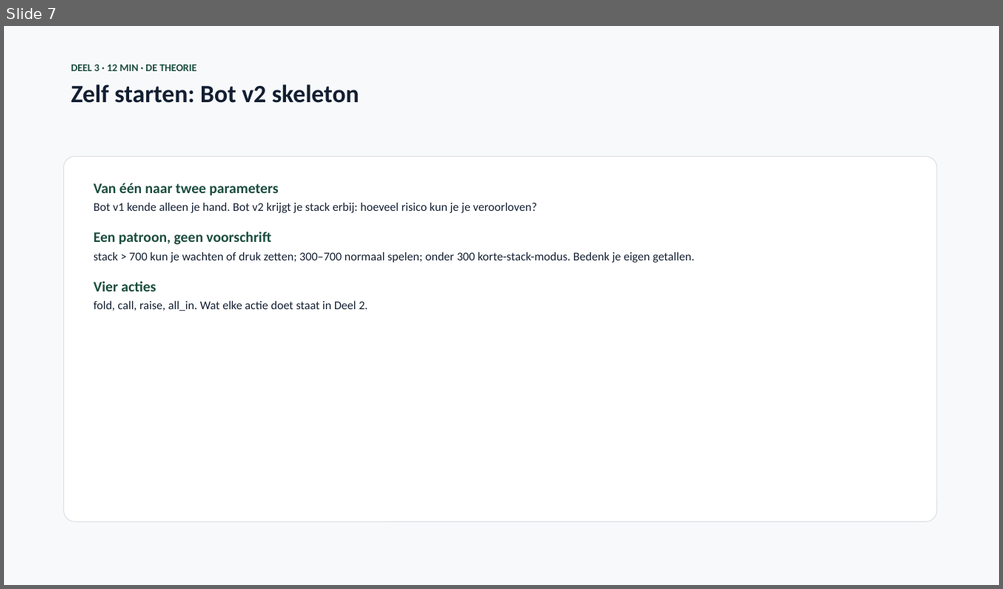
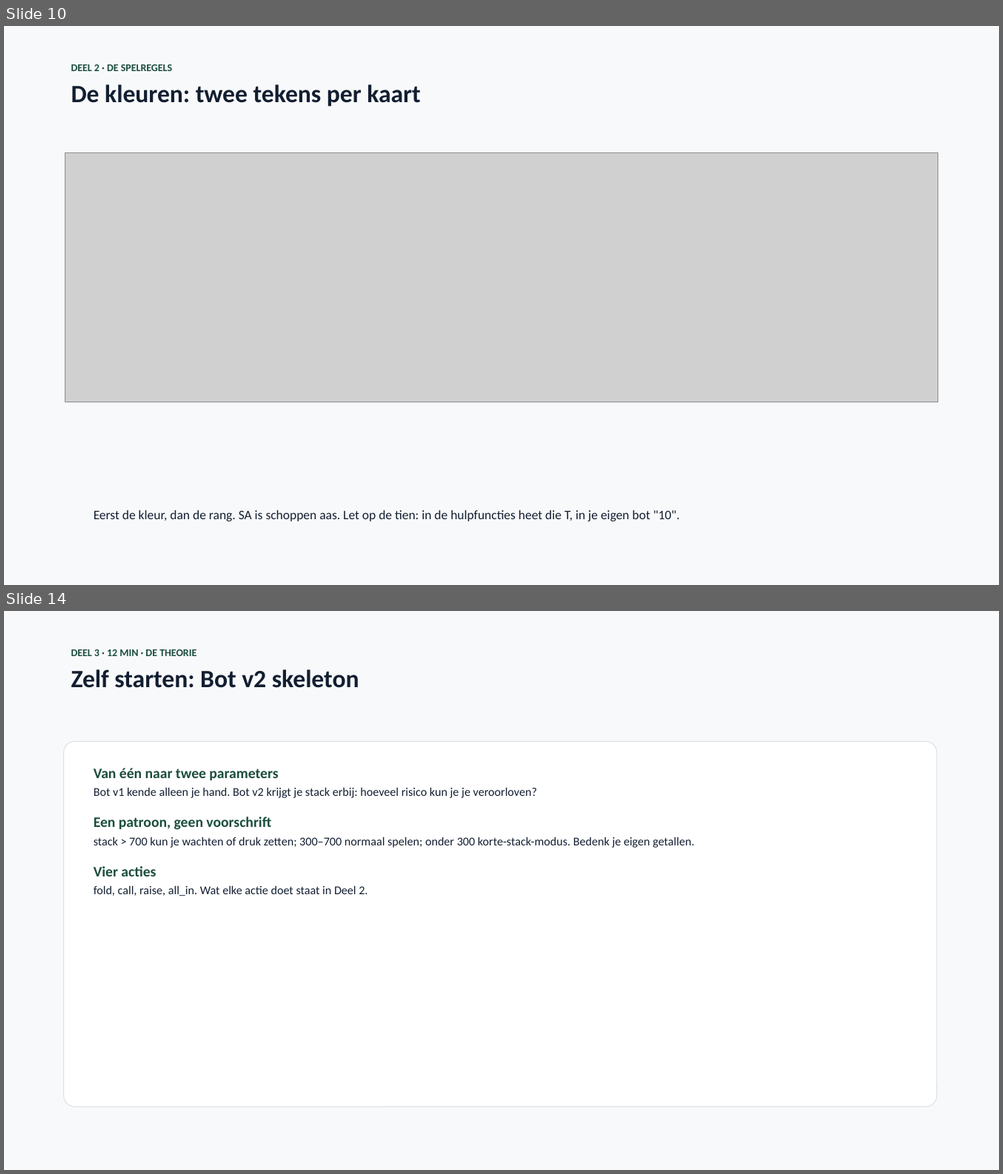
Before and after one commit to finturion/poker-analytics-challenge, a slide deck: powerpoints/Pokerbot_Upgrade_Week3.pptx. Shown one above the other, each under a label of ours: slide 7 before the commit, slides 10 and 14 after it; the slides between them are not shown. The pictures are 1003x589 and 1003x1174 pixels, drawn with LibreOffice and Linux fonts; fonts in the diff are those of the drawing; grey boxes stand for pictures. Boxes give left, top, right and bottom in pixels: in the first picture for what was removed or moved away, otherwise in the second. Text is boxed around its words. In the diff, an @@ line names an element or a change of style, - is before the commit and + after.

```diff
--- a/powerpoints/Pokerbot_Upgrade_Week3.pptx
+++ b/powerpoints/Pokerbot_Upgrade_Week3.pptx
@@ slide 10 added at (4, 26, 999, 585), background #FFFFFF @@
@@ rectangle added at (4, 26, 999, 585), fill #F8F9FA @@
@@ text added at (71, 64, 420, 107), 24 pt, text #121E31, bold @@
+DEEL 2 · DE SPELREGELS
+De kleuren: twee tekens per kaart
@@ picture added at (65, 153, 938, 403) @@
@@ text added at (94, 511, 680, 522), 12.5 pt, text #121E31 @@
+Eerst de kleur, dan de rang. SA is schoppen aas. Let op de tien: in de hulpfuncties heet die T, in je eigen bot "10".
@@ what was slide 7 is now slide 14 @@
```
Also in this commit, not shown: 1 slide changed, 12 other slides added, 16 other files.
